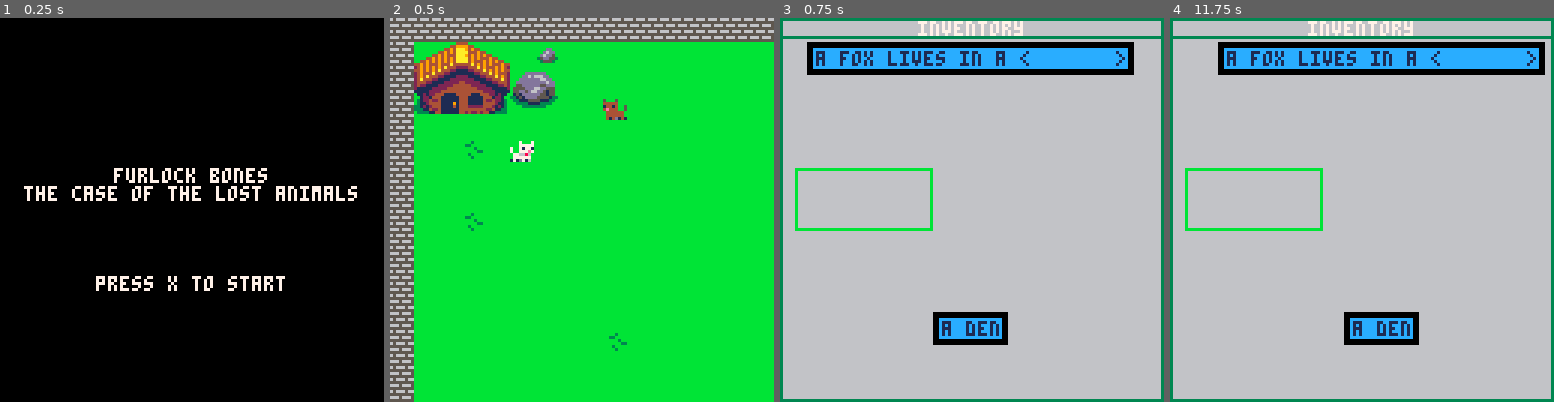
Above: before the commit, frames 1-4 (left to right).
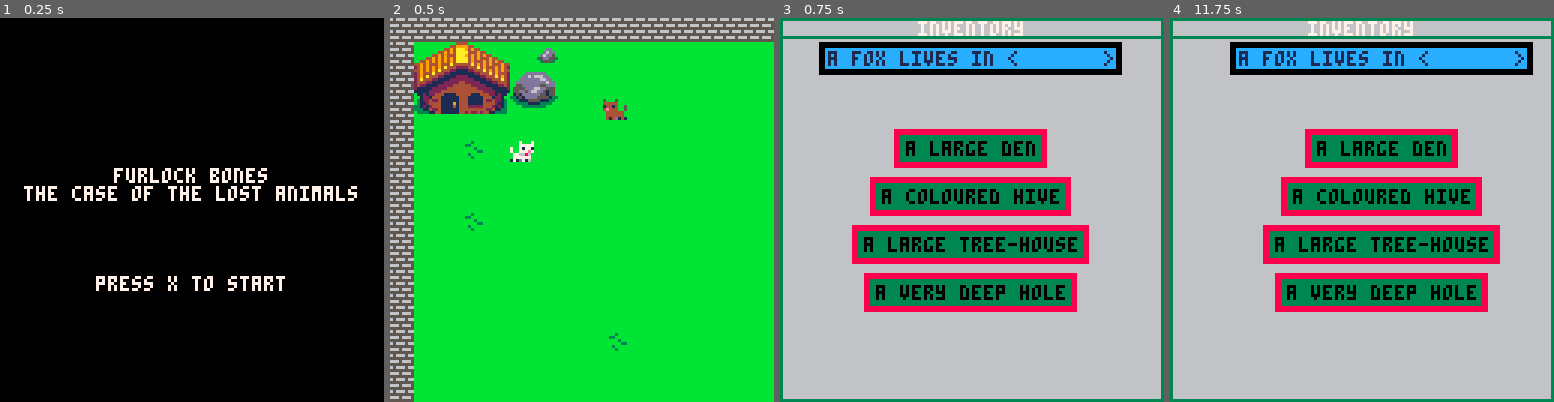
Above: after the commit, the same moments.

Repository: Mackeriah/FurlockBones-game
Game: PICO-8 cartridge furlock bones.p8
Two runs of this game, one before a commit and one after it. Both use one fixed random seed, a clock stepped at 60 frames per second and the inputs below.
Inputs:
- Up to frame 1 (0.25 s): no input
- Up to frame 2 (0.5 s): tap X (X key) at 0.33 s
- Up to frame 3 (0.75 s): tap O (Z key) at 0.7 s
- Up to frame 4 (11.75 s): tap X (X key) at 1.07, 1.85, 2.97, 4.08, 5.2, 6.32, 7.43, 8.55, 9.67, 10.78 s; hold Right 1.6-2.1 s; tap O (Z key) every 0.4 s from 1.7 to 11.7 s; hold Up 2.15-2.42 s; hold Right 2.47-3.03 s; hold Left 3.08-3.58 s; hold Down 3.63-3.97 s; hold Right 4.02-4.68 s; hold Up 4.73-5.03 s; hold Left 5.08-5.68 s; hold Down 5.73-6.03 s; hold Right 6.08-6.58 s; hold Right 6.63-7.13 s; hold Up 7.18-7.45 s; hold Right 7.5-8.07 s; hold Left 8.12-8.62 s; hold Down 8.67-9 s; hold Right 9.05-9.72 s; hold Up 9.77-10.07 s; hold Left 10.12-10.72 s; hold Down 10.77-11.07 s; hold Right 11.12-11.62 s

Frames 1-2 are identical in both runs. In frame 3, 25% of the frame differs, in the area x 3-93%, y 6-86%; in frame 4, 25%, in the area x 3-98%, y 6-86%.

Commit message:
more progress on mini-game

Diff:
--- a/furlock bones.p8
+++ b/furlock bones.p8
@@ -71,12 +71,6 @@
 	-- print(text.string[1],player.x-20,player.y-20,8)
 	-- print(text.string[2])
 	-- print(text.string[3])
-	-- print(text.character)
-	--print("camy: "..camera_y)
-	--print("convo: "..conversation_state)
-	--print(camera_x,50,0)
-	--print(camera_y)
-
 end
 
 function draw_menu()
@@ -101,18 +95,6 @@
 		string = "inventory"
 		print(string,64 - (#string * 2),1,7) -- heading text
 		if text.pages == true then draw_pages_minigame() end
-
-		--[[]
-			x0, y0, x1, y1
-			x0 = x upper left
-			y0 = y upper left
-			x1 = x lower right
-			y1 = x lower right
-			so to visualise this you are ONLY placing those 2 corners, after which the
-			rectangle is drawn between them. Also the x1 and y1 start from the x0,y0 position
-			whereas x0,y0 start from 0,0
-		]]
-		rect(5, 50, 50, 70, 11) -- sentence start
 	end
 end
 
@@ -693,8 +675,8 @@
 		end
 
 	elseif conversation_state == "habitat" then
-		new_pages({"a fox lives in a <       >"})
-		new_pages_answers({"a den"})
+		new_pages({"a fox lives in <       >"})
+		new_pages_answers({"a large den", "a coloured hive", "a large tree-house","a very deep hole"})
 	end
 end
 
@@ -708,8 +690,7 @@
 text_array[7] = "press x to start"
 
 function draw_pages_minigame()
-
-	-- ** QUESTION **
+	-- ** QUESTION LOGIC**
 	-- determine longest line of text
 	local maxTextWidth = 0
 	for i=1, #text.string do -- the # gets array length
@@ -740,7 +721,9 @@
 		print(txt, tx, ty, 1)
 	end
 
-	-- ** ANSWER **
+	-- ** ANSWER LOGIC **
+	-- #text.pages_answers this is how many answers there are and thus how many boxes we need
+
 	-- determine longest line of text
 	local maxTextWidth = 0
 	for i=1, #text.pages_answers do -- the # gets array length
@@ -749,26 +732,24 @@
 		end
 	end
 
-	-- define textbox with border
-	local textbox_x = camera_x + 64 - maxTextWidth *2 -1 -- -1 for border and centred
-
-	-- draw text box at top of screen
-	local textbox_y = camera_y + 100 -- controls vertical location of text box (0 top, 127 bottom)
-
-	local textbox_width = textbox_x+(maxTextWidth*4)  -- *4 to account for character width
-	local textbox_height = textbox_y + #text.pages_answers * 6 -- *6 for character height
-
-	-- draw outer border text box
-	rectfill(textbox_x-2, textbox_y-2, textbox_width+2, textbox_height+2, 0)
-	rectfill(textbox_x, textbox_y, textbox_width, textbox_height, 12)
+	-- horizontal text box location
+	local textbox_xx = camera_x + 64 - maxTextWidth *2 -1 -- -1 for border and centred
+
+	-- vertical text box location
+	local textbox_yy = camera_y + 30
+
+	local textbox_width2 = textbox_xx+(maxTextWidth*4)  -- *4 to account for character width
+	local textbox_height2 = textbox_yy + 6 -- *6 for character height
 
 	-- write text
 	for i=1, #text.pages_answers do  -- the # gets the legnth of the array 'text'
 		local txt = text.pages_answers[i]
-		-- local tx = textbox_x +1 -- add 1 pixel of outside of box and text
 		local tx = camera_x + 64 - #txt * 2 -- centre text based on length of string txt
-		local ty = textbox_y -5+(i*6) -- padding for top of box but because for loop starts at 1 we need to subtract 5
-		print(txt, tx, ty, 1)
+		local ty = textbox_yy - 5 +(i*16) -- padding for top of box but as loop starts at 1 we subtract 5
+
+		rectfill(tx-4,ty-4,tx+#txt*4+2,ty+6+2,8) -- this draws the border (to select answer)
+		rectfill(tx-2,ty-2,tx+#txt*4,ty+6,3) -- this draws the box
+		print(txt, tx, ty, 0)
 	end
 end
 
